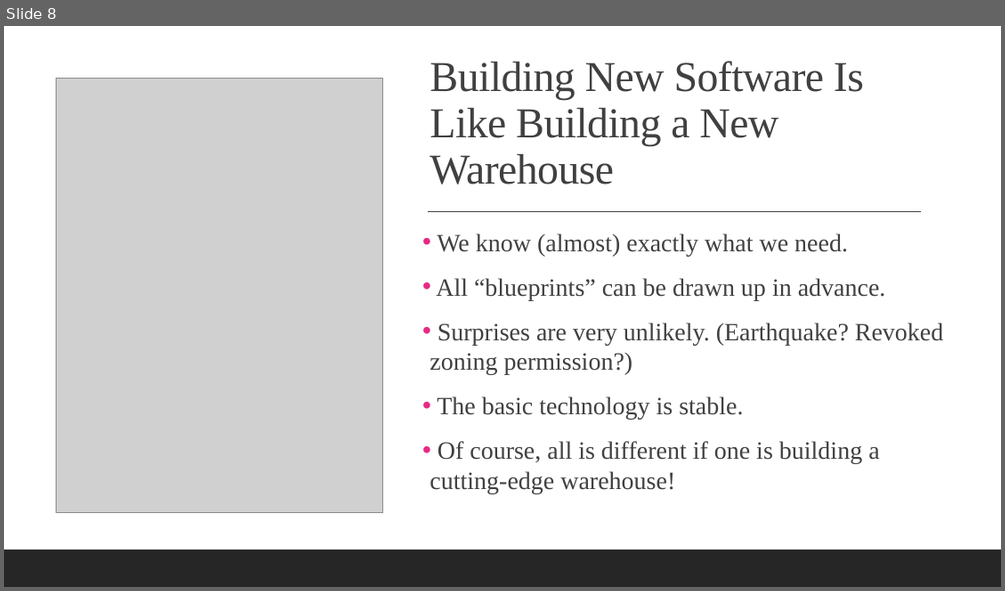
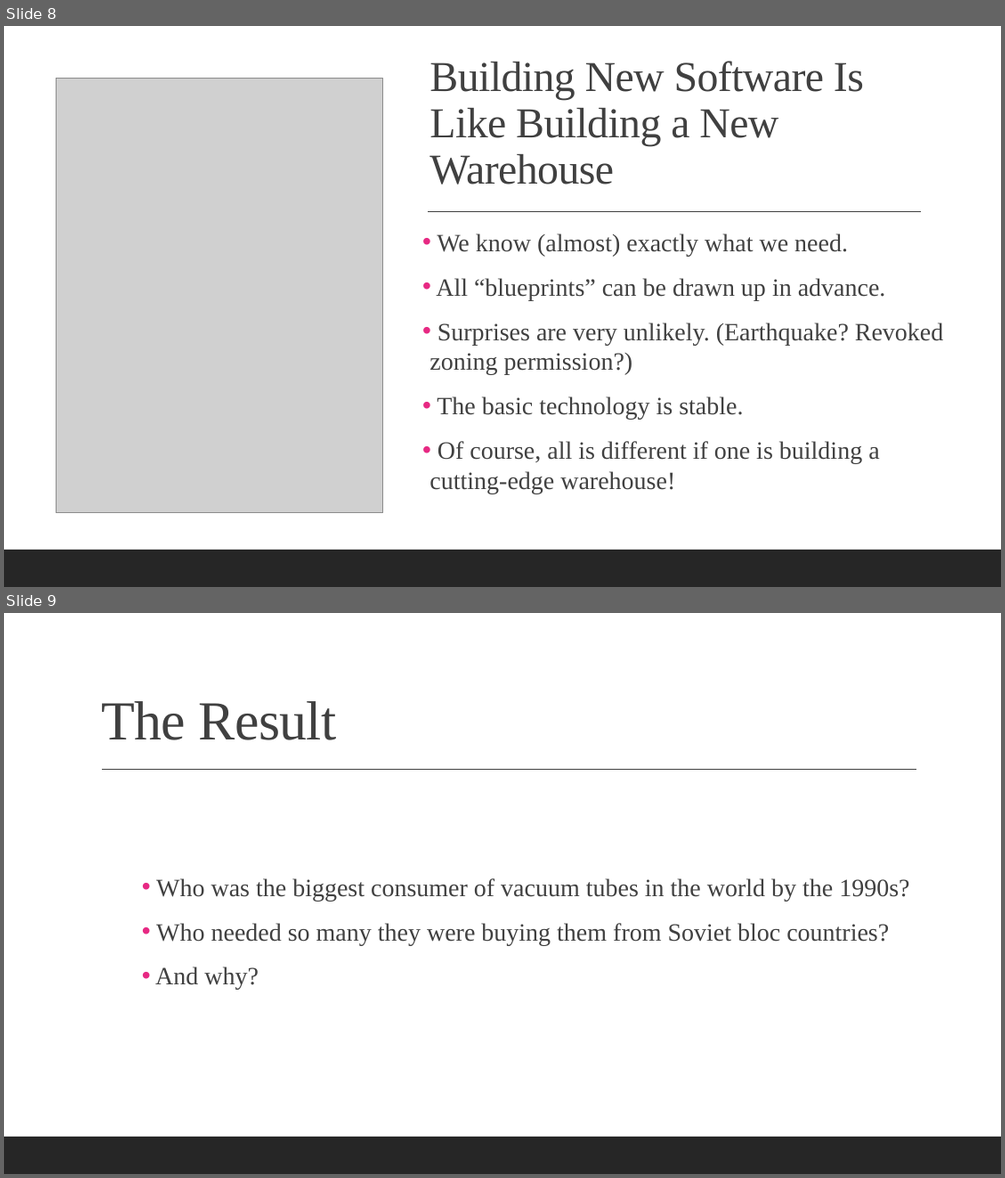
Before and after one commit to gcallah/OnlineDevops, a slide deck: present/DivisionOfLabor.pptx. Shown one above the other, each under a label of ours: slide 8 before the commit, slides 8 and 9 after it. The pictures are 1005x591 and 1005x1178 pixels, drawn with LibreOffice and Linux fonts; fonts in the diff are those of the drawing; grey boxes stand for pictures; background and template pictures are left out. Boxes give left, top, right and bottom in pixels: in the first picture for what was removed or moved away, otherwise in the second. Text is boxed around its words. In the diff, an @@ line names an element or a change of style, - is before the commit and + after.

Commit message:
Up to DevOps.

```diff
--- a/present/DivisionOfLabor.pptx
+++ b/present/DivisionOfLabor.pptx
@@ slide 9 added at bbox=[4, 613, 1001, 1174], background picture (left out) @@
@@ rectangle added at bbox=[4, 613, 1001, 1174], fill #FFFFFF @@
@@ title added at bbox=[101, 701, 336, 740], 53 pt, text #404040 @@
+The Result
@@ line added from (102, 770) to (917, 770), #404040 1 pt @@
@@ text added at bbox=[155, 878, 909, 989], 24 pt, text #404040 @@
+• Who was the biggest consumer of vacuum tubes in the world by the 1990s?
+• Who needed so many they were buying them from Soviet bloc countries?
+• And why?
@@ rectangle added at bbox=[4, 1136, 1001, 1174], fill #262626 @@
```
Also in this commit, not shown: 7 other slides added.
